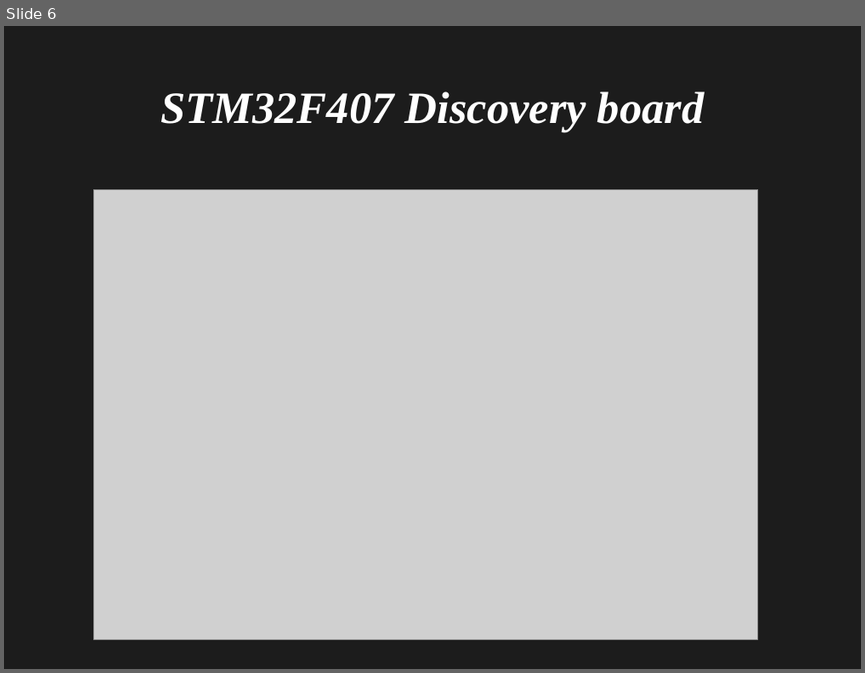
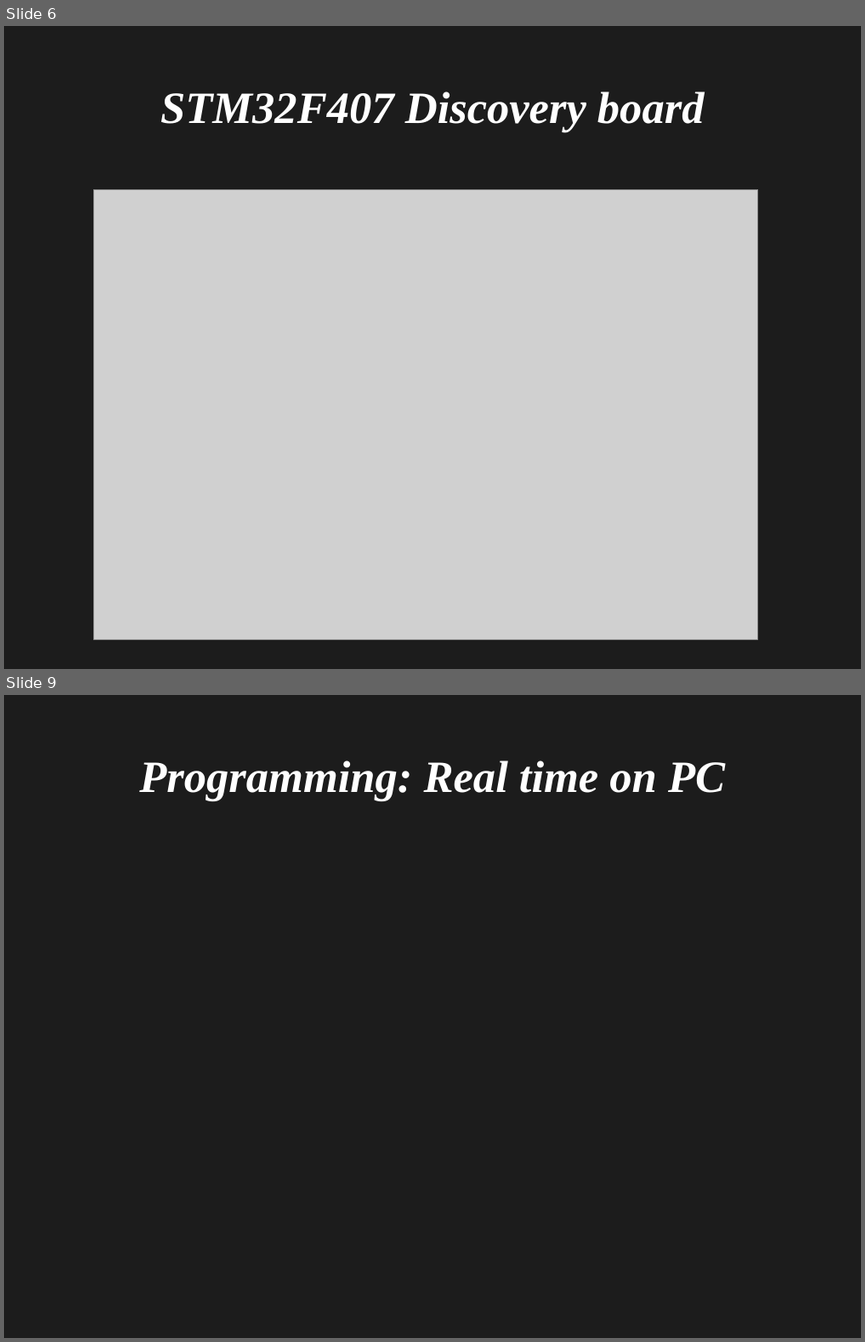
Before and after one commit to mfarhan12/micro-python, a slide deck: Introduction to Micro Python.odp. Shown one above the other, each under a label of ours: slide 6 before the commit, slides 6 and 9 after it; the slides between them are not shown. The pictures are 865x673 and 865x1342 pixels, drawn with LibreOffice and Linux fonts; fonts in the diff are those of the drawing; grey boxes stand for pictures. Boxes give left, top, right and bottom in pixels: in the first picture for what was removed or moved away, otherwise in the second. Text is boxed around its words. In the diff, an @@ line names an element or a change of style, - is before the commit and + after.

```diff
--- a/Introduction to Micro Python.odp
+++ b/Introduction to Micro Python.odp
@@ slide 9 added at <box>4,695,861,1338</box>, background #1C1C1C @@
@@ title added at <box>139,760,725,800</box>, 41.4 pt, text #FFFFFF, bold, italic @@
+Programming: Real time on PC
```
Also in this commit, not shown: 2 slides changed, 5 other slides added, 2 other files.
